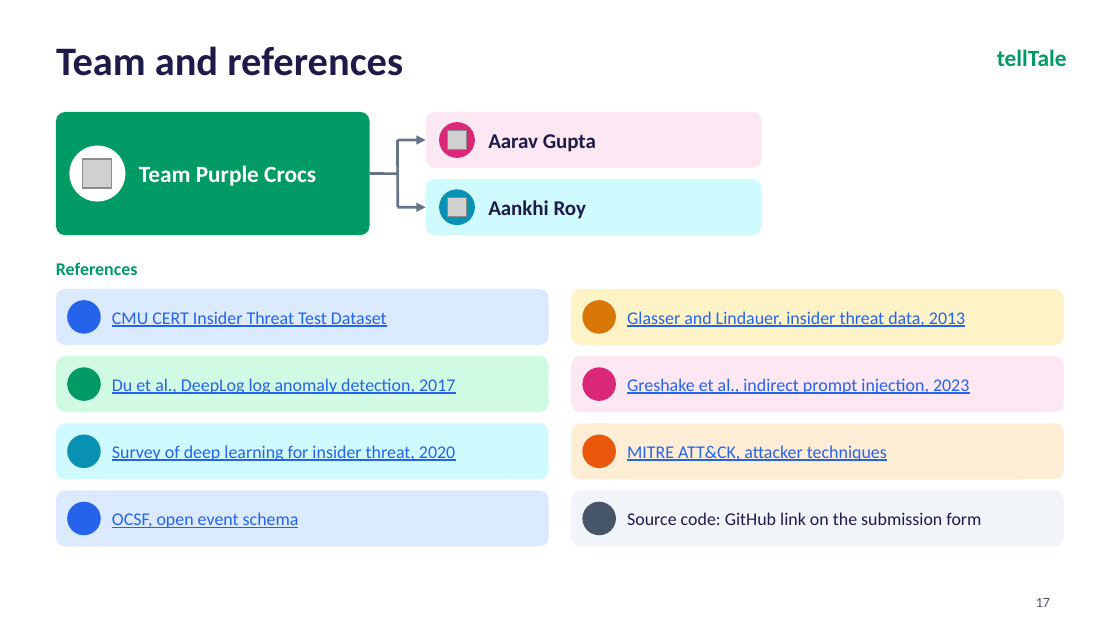
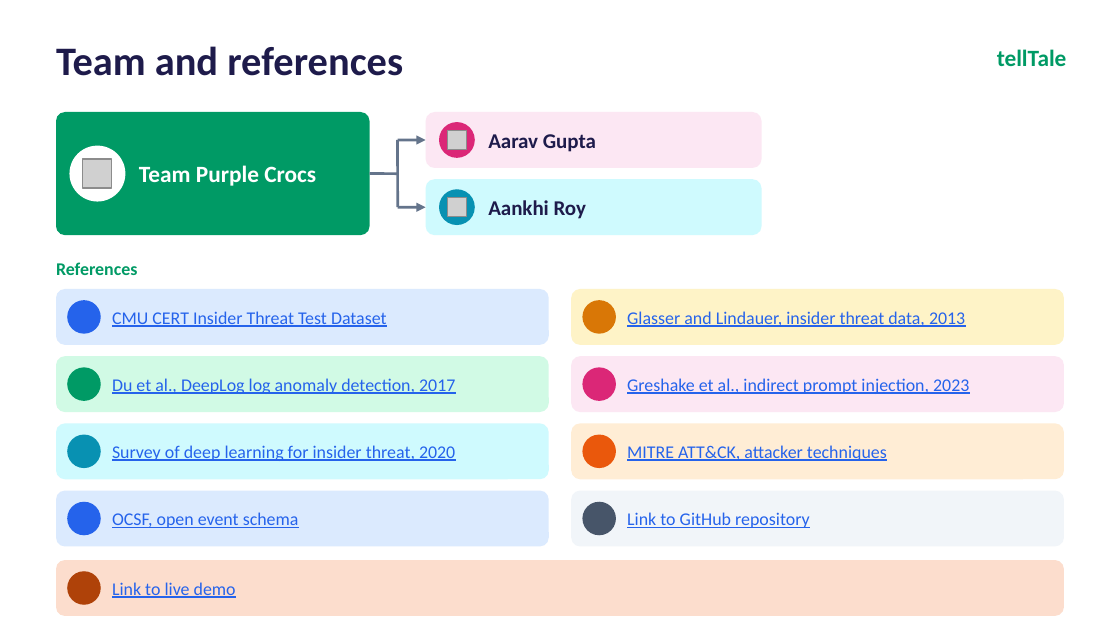
Before and after one commit to aaravgupta0202/telltale, a slide deck: slide 17 of tellTale_CyberForge_Deck.pptx. Drawn at 1120x630 pixels with LibreOffice and Linux fonts; fonts in the diff are those of the drawing; grey boxes stand for pictures; background and template pictures are left out. Boxes give left, top, right and bottom in pixels: in the first picture for what was removed or moved away, otherwise in the second. Text is boxed around its words. In the diff, an @@ line names an element or a change of style, - is before the commit and + after.

```diff
--- a/tellTale_CyberForge_Deck.pptx
+++ b/tellTale_CyberForge_Deck.pptx
@@ text at (x1=627, y1=512, x2=810, y2=528): text changed; text colour #1E1B4B to #2563EB @@
-Source code: GitHub link on the submission form
+Link to GitHub repository
@@ rounded rectangle added at (x1=56, y1=560, x2=1064, y2=616), fill #FCDDCD @@
@@ ellipse added at (x1=67, y1=571, x2=101, y2=605), fill #AF4209 @@
@@ text added at (x1=112, y1=582, x2=236, y2=598), 11.5 pt, text #2563EB, underline @@
+Link to live demo
@@ page number removed at (x1=1036, y1=598, x2=1050, y2=607) @@
-17
```
Also in this commit, not shown: 16 other slides changed, 1 other file.
